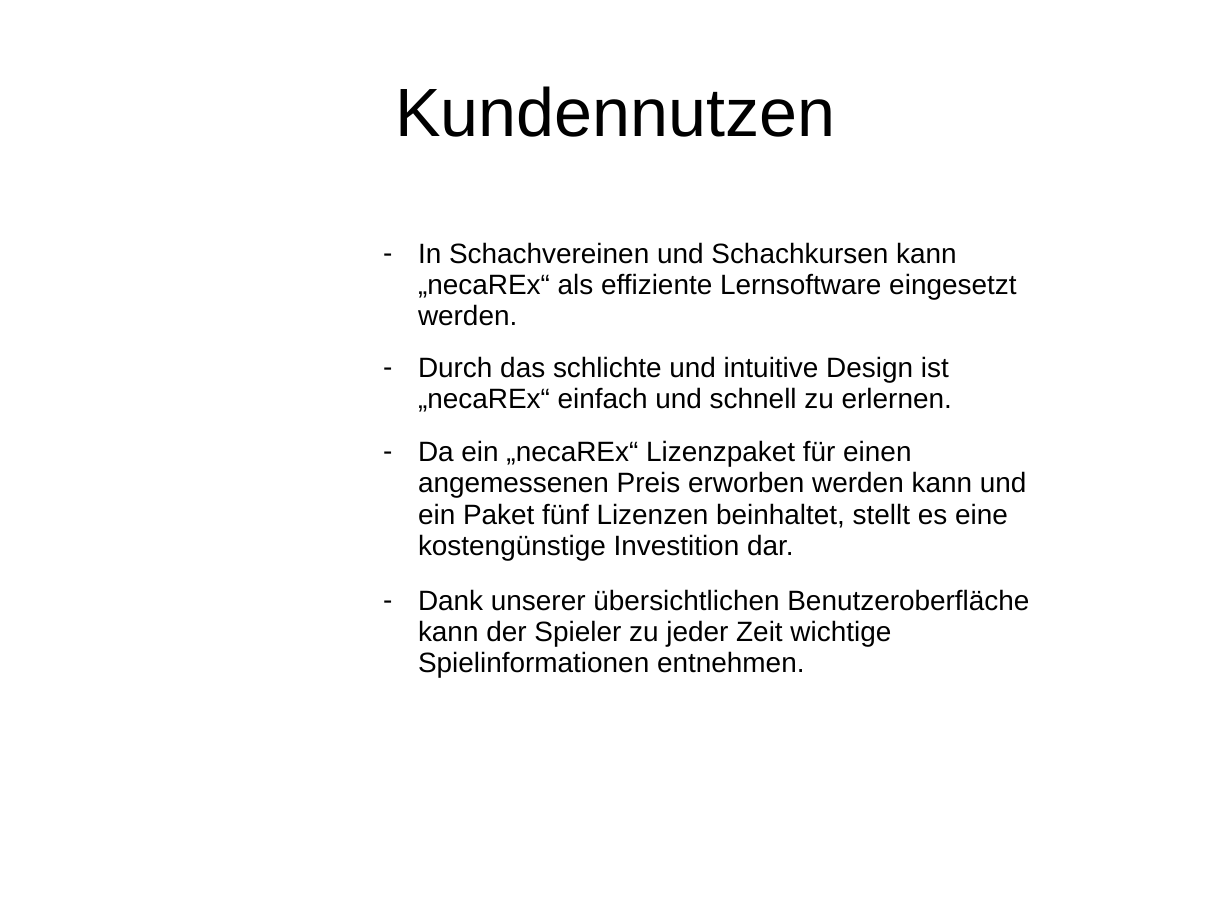
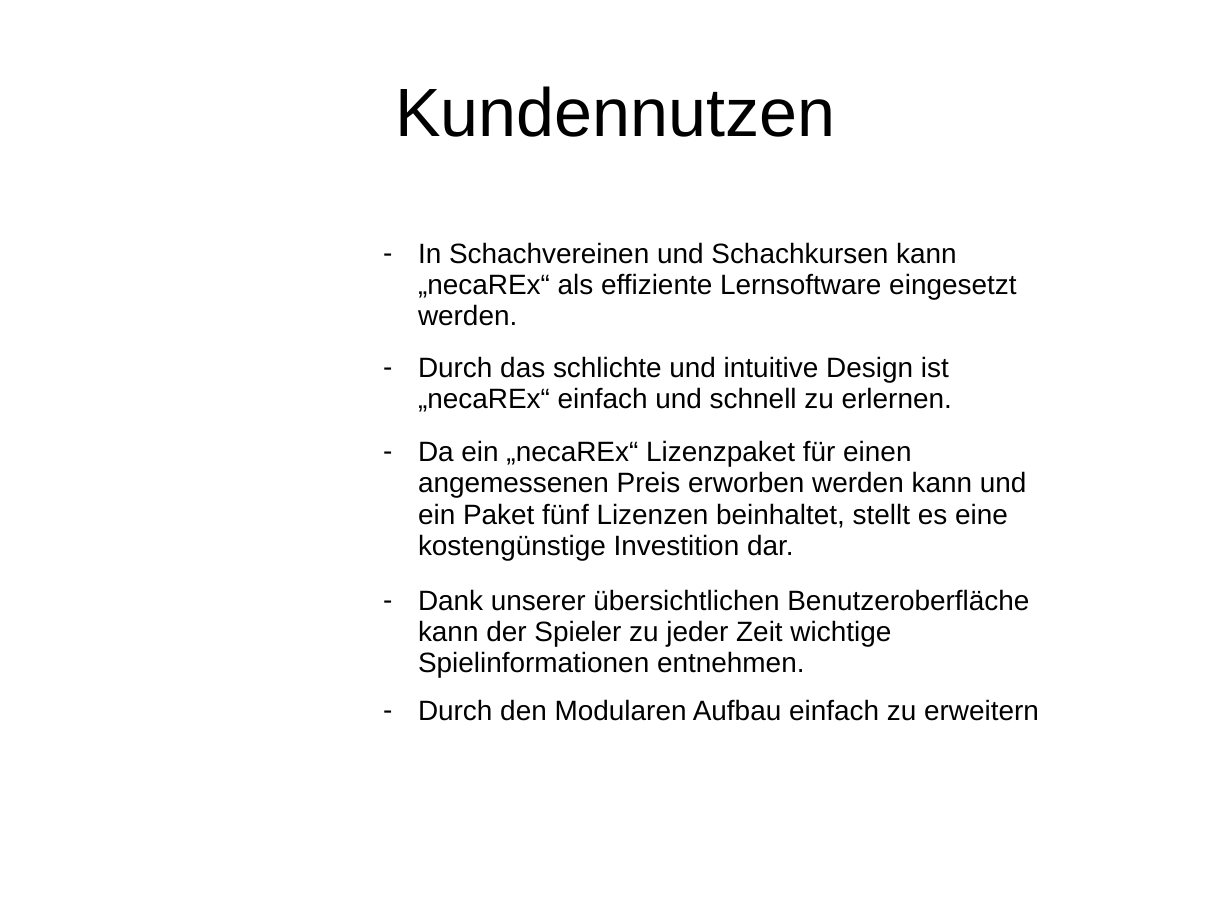
Before and after one commit to sprengmeister/IT10-t_SWE1_chess, a slide deck: slide 10 of Planung/projektskizze_nad.pptx. Drawn at 1232x924 pixels with LibreOffice and Linux fonts; fonts in the diff are those of the drawing; background and template pictures are left out. Boxes give left, top, right and bottom in pixels: in the first picture for what was removed or moved away, otherwise in the second. Text is boxed around its words. In the diff, an @@ line names an element or a change of style, - is before the commit and + after.

```diff
--- a/Planung/projektskizze_nad.pptx
+++ b/Planung/projektskizze_nad.pptx
@@ text added at bbox=[418, 699, 1039, 721], 18 pt, text #000000 @@
+– Durch den Modularen Aufbau einfach zu erweitern
```
Also in this commit, not shown: 1 other slide changed, 1 other file.
